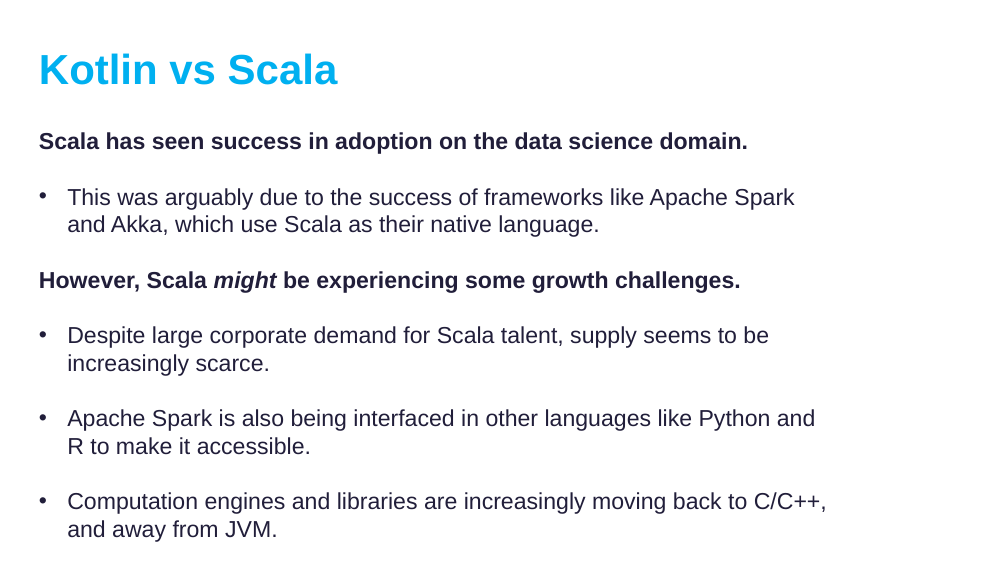
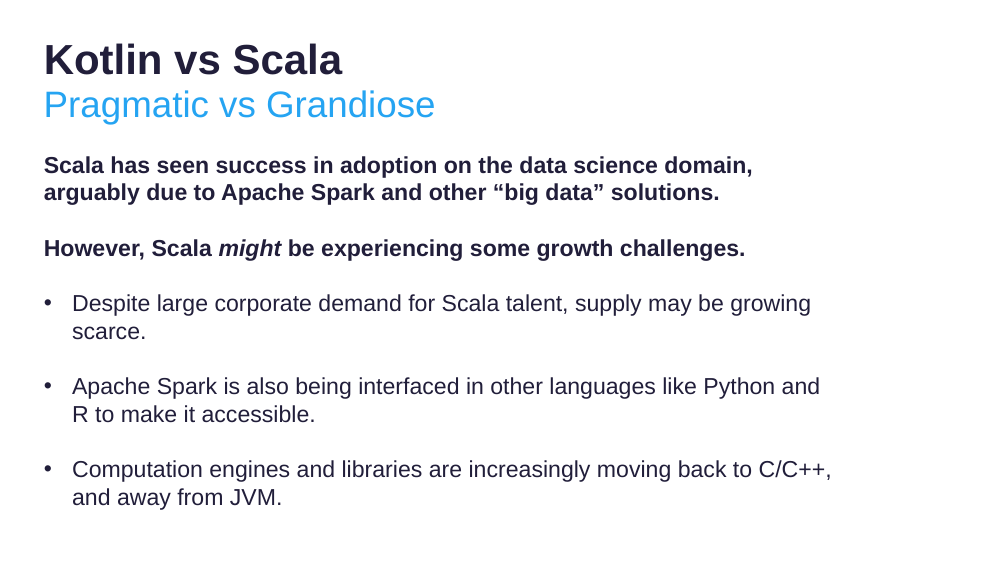
Before and after one commit to thomasnield/kotlinconf-datascience-talk, a slide deck: slide 24 of kotlin_for_data_science.pptx (slide 23 before the commit). Drawn at 1008x567 pixels with LibreOffice and Linux fonts; fonts in the diff are those of the drawing; background and template pictures are left out. Boxes give left, top, right and bottom in pixels: in the first picture for what was removed or moved away, otherwise in the second. Text is boxed around its words. In the diff, an @@ line names an element or a change of style, - is before the commit and + after.

Commit message:
tweak powerpoint

```diff
--- a/kotlin_for_data_science.pptx
+++ b/kotlin_for_data_science.pptx
@@ text "Kotlin vs Scala": place and size @@
-text "Kotlin vs Scala" at (39,53,338,85)
+text "Kotlin vs Scala" at (44,43,343,75)
@@ text "Kotlin vs Scala" at (44,43,343,75): text colour #00B0F0 to #211E3A @@
@@ text added at (44,90,435,124), 70 pt, text #25A4F2 @@
+Pragmatic vs Grandiose
@@ text "Scala has seen success in ...": place and size @@
-text "Scala has seen success in ..." at (39,132,827,542)
+text "Scala has seen success in ..." at (44,156,832,510)
@@ text at (44,156,752,205): text changed; bold on @@
-Scala has seen success in adoption on the data science domain.
-• This was arguably due to the success of frameworks like Apache Spark and Akka, which use Scala as their native language.
+Scala has seen success in adoption on the data science domain, arguably due to Apache Spark and other “big data” solutions.
@@ text at (72,294,811,340): text changed @@
-• Despite large corporate demand for Scala talent, supply seems to be increasingly scarce.
+• Despite large corporate demand for Scala talent, supply may be growing scarce.
```
Also in this commit, not shown: 15 other slides changed.
